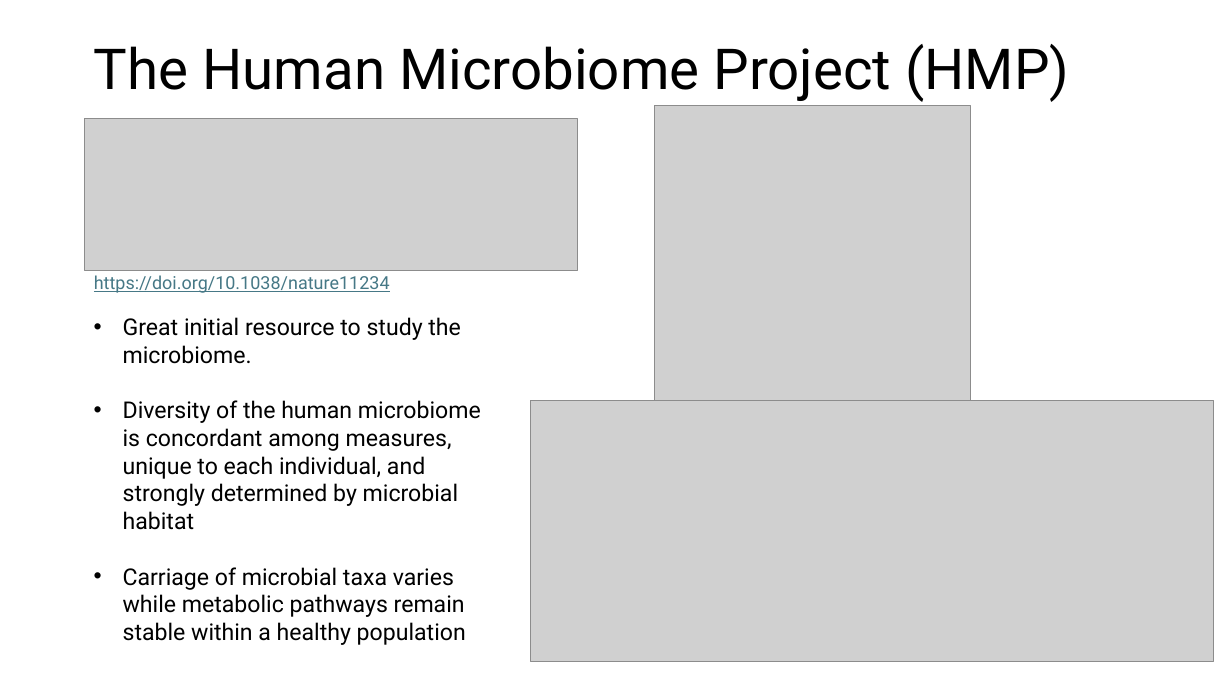
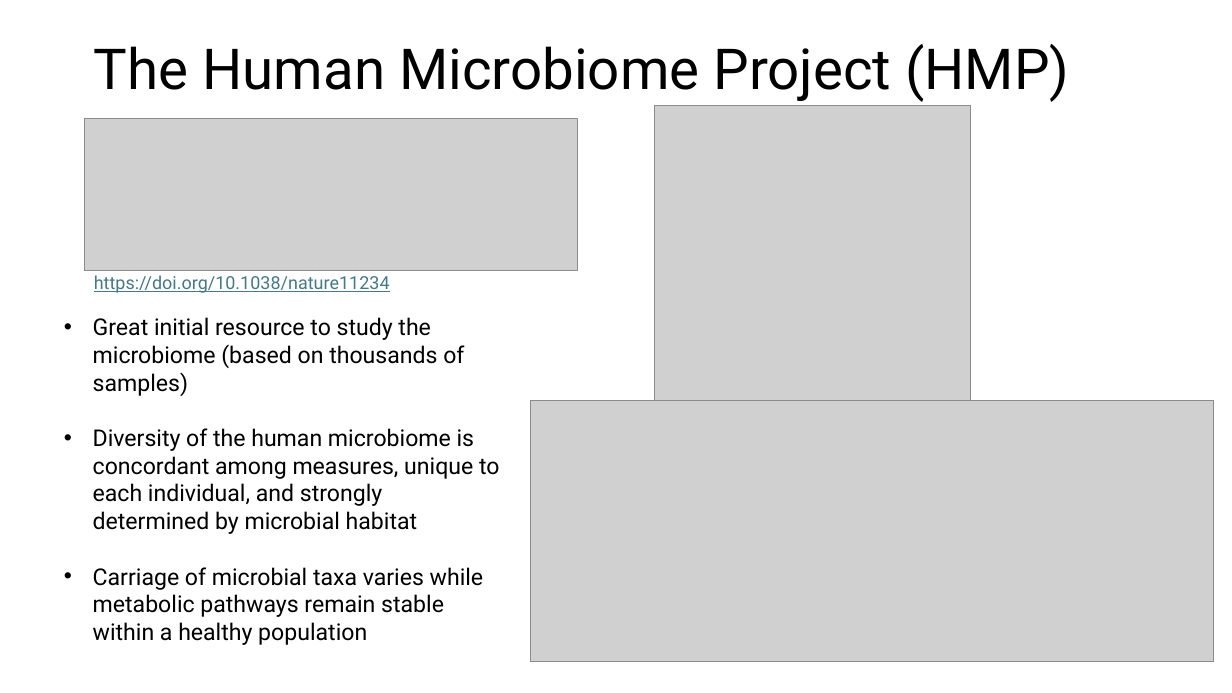
Before and after one commit to biosustain/dsp_metagenomics_training, a slide deck: slide 5 of course_contents/IntroMetagenomics.pptx. Drawn at 1232x693 pixels with LibreOffice and Linux fonts; fonts in the diff are those of the drawing; grey boxes stand for pictures. Boxes give left, top, right and bottom in pixels: in the first picture for what was removed or moved away, otherwise in the second. Text is boxed around its words. In the diff, an @@ line names an element or a change of style, - is before the commit and + after.

```diff
--- a/course_contents/IntroMetagenomics.pptx
+++ b/course_contents/IntroMetagenomics.pptx
@@ text "Great initial resource to study ...": place and size @@
-text "Great initial resource to study ..." at (123, 317, 481, 645)
+text "Great initial resource to study ..." at (93, 317, 500, 645)
@@ text at (93, 317, 464, 396): text changed @@
-• Great initial resource to study the microbiome.
+• Great initial resource to study the microbiome (based on thousands of samples)
```
Also in this commit, not shown: 7 other slides changed, 1 other file.
